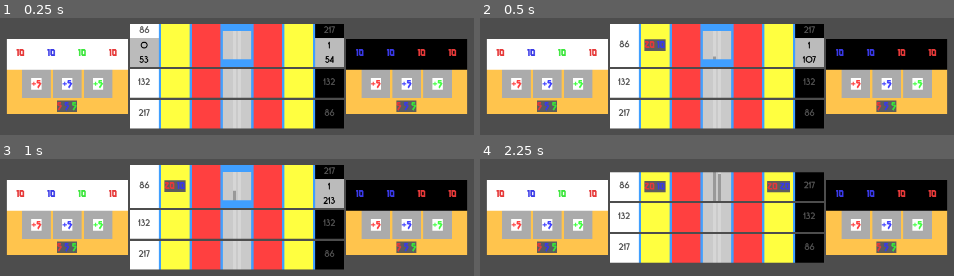
Above: before the commit, frames 1-4 (two rows, left to right).
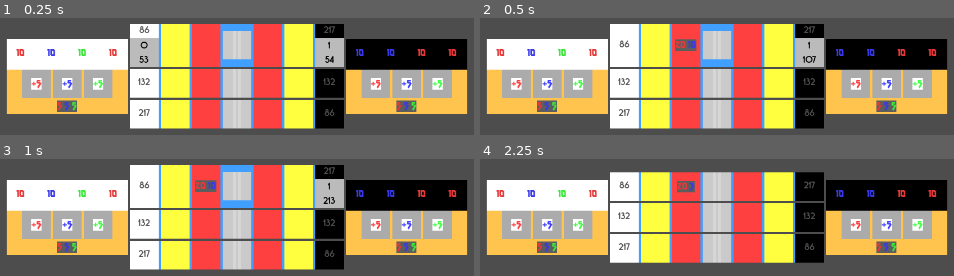
Above: after the commit, the same moments.

Repository: Pe3Hu/kura
Game: Godot game, scene res://scene/0/game.tscn
Two runs of this game, one before a commit and one after it. Both use one fixed random seed, a clock stepped at 60 frames per second and the inputs below.
Inputs:
- Up to frame 1 (0.25 s): no input
- Up to frame 2 (0.5 s): no input
- Up to frame 3 (1 s): tap Enter at 0.5 s; tap Space at 0.77 s
- Up to frame 4 (2.25 s): tap Space at 1.52, 2 s

Frame 1 is identical in both runs. In frame 2, 1.0% of the frame differs, in the area x 34-50%, y 17-36%; in frame 3, 1.0%; in frame 4, 1.7%, in the area x 34-66%, y 11-36%.

Commit message:
update version 0.0032
1. Scramble, Graveyard scenes added
2. Scramble press func added

Diff:
--- a/scene/2/altar.gd
+++ b/scene/2/altar.gd
@@ -17,7 +17,7 @@
 func create_servant() -> void:
 	var servant = forge.prototype.get_copy()
 	servant.altar = self
-	servant.purpose = "obedience"
+	servant.purpose = "dominance"#"obedience"
 	servant.index = Global.num.index.servant
 	Global.num.index.servant += 1
 	var traveler = Global.scene.traveler.instantiate()
--- a/scene/2/arena.gd
+++ b/scene/2/arena.gd
@@ -124,4 +124,5 @@
 
 
 func promote_dominance() -> void:
-	pass
+	for pillar in pillars.get_children():
+		pillar.scramble.start()
--- /dev/null
+++ b/scene/2/graveyard.gd
@@ -0,0 +1,9 @@
+extends MarginContainer
+
+
+@onready var servants = $Servants
+
+
+func add_servant(servant_: MarginContainer) -> void:
+	servant_.get_parent().remove_child(servant_)
+	servants.add_child(servant_)
--- /dev/null
+++ b/scene/2/graveyard.tscn
@@ -0,0 +1,25 @@
+[gd_scene load_steps=2 format=3 uid="uid://chr4k8flbswx0"]
+
+[ext_resource type="Script" path="res://scene/2/graveyard.gd" id="1_w3lpf"]
+
+[node name="Graveyard" type="MarginContainer"]
+visible = false
+custom_minimum_size = Vector2(50, 50)
+anchors_preset = 8
+anchor_left = 0.5
+anchor_top = 0.5
+anchor_right = 0.5
+anchor_bottom = 0.5
+offset_left = -25.0
+offset_top = -25.0
+offset_right = 25.0
+offset_bottom = 25.0
+grow_horizontal = 2
+grow_vertical = 2
+script = ExtResource("1_w3lpf")
+
+[node name="BG" type="ColorRect" parent="."]
+layout_mode = 2
+
+[node name="Servants" type="HBoxContainer" parent="."]
+layout_mode = 2
--- a/scene/2/pillar.gd
+++ b/scene/2/pillar.gd
@@ -1,8 +1,10 @@
 extends MarginContainer
 
 
+@onready var bg = $BG
+@onready var scramble = $Scramble
+@onready var graveyard = $Graveyard
 @onready var vbox = $HBox
-@onready var bg = $BG
 @onready var squads = $HBox/Squads
 
 var paths = {}
@@ -53,6 +55,10 @@
 	traveler_.servant.squad = get_squad_for_servant(traveler_.servant)
 	traveler_.servant.squad.servants.add_child(traveler_.servant)
 	traveler_.servant.aspects.get_node("velocity").visible = false
+
+	for aspect in traveler_.servant.aspects.get_children():
+		aspect.value = int(aspect.label.text)
+
 	traveler_.get_parent().remove_child(self)
 	traveler_.queue_free()
 
--- a/scene/2/pillar.tscn
+++ b/scene/2/pillar.tscn
@@ -1,6 +1,8 @@
-[gd_scene load_steps=2 format=3 uid="uid://h7c832ujr3mk"]
+[gd_scene load_steps=4 format=3 uid="uid://h7c832ujr3mk"]
 
 [ext_resource type="Script" path="res://scene/2/pillar.gd" id="1_n6tbp"]
+[ext_resource type="PackedScene" uid="uid://cp1tw45cjlkt4" path="res://scene/2/scramble.tscn" id="2_8ohp7"]
+[ext_resource type="PackedScene" uid="uid://chr4k8flbswx0" path="res://scene/2/graveyard.tscn" id="3_i8wrn"]
 
 [node name="Pillar" type="MarginContainer"]
 custom_minimum_size = Vector2(50, 50)
@@ -16,6 +18,12 @@
 [node name="BG" type="ColorRect" parent="."]
 layout_mode = 2
 
+[node name="Scramble" parent="." instance=ExtResource("2_8ohp7")]
+layout_mode = 2
+
+[node name="Graveyard" parent="." instance=ExtResource("3_i8wrn")]
+layout_mode = 2
+
 [node name="HBox" type="HBoxContainer" parent="."]
 layout_mode = 2
 alignment = 1
--- /dev/null
+++ b/scene/2/scramble.gd
@@ -0,0 +1,101 @@
+extends MarginContainer
+
+
+var queue = []
+var end = null
+
+
+func start() -> void:
+	end = false
+	set_servant_queue()
+	queue_up()
+
+
+func set_servant_queue() -> void:
+	var datas = {}
+	var keys = ["dominances"]
+
+	if get_parent().rope == null:
+		keys.append("obediences")
+
+	for key in keys:
+		for altar in get_parent().get(key):
+			var squad = get_parent().get(key)[altar]
+
+			for servant in squad.servants.get_children():
+				var velocity = servant.get_aspect_value("velocity")
+
+				if !datas.has(velocity):
+					datas[velocity] = []
+
+				var data = {}
+				data.index = servant.index
+				data.servant = servant
+				datas[velocity].append(data)
+
+	for velocity in datas:
+		datas[velocity].sort_custom(func(a, b): return a.index < b.index)
+
+		for data in datas[velocity]:
+			queue.append(data.servant)
+
+
+func queue_up() -> void:
+	for _i in range(queue.size()-1, -1, -1):
+		if !end:
+			var servant = queue[_i]
+			activate(servant)
+		else:
+			return
+
+
+func activate(servant_: MarginContainer) -> void:
+	if check_foe(servant_.altar):
+		var foe = get_foe(servant_)
+		press(servant_, foe)
+	else:
+		end = true
+
+
+func check_foe(altar_: MarginContainer) -> bool:
+	for servant in queue:
+		if servant.altar != altar_:
+			return true
+
+	return false
+
+
+func get_foe(servant_: MarginContainer) -> MarginContainer:
+	var index = queue.find(servant_)
+	var datas = []
+
+	for servant in queue:
+		if servant.altar != servant_.altar:
+			var data = {}
+			data.servant = servant
+			data.index = queue.find(servant)
+			data.proximity = abs(data.index - index)
+			datas.append(data)
+
+	datas.sort_custom(func(a, b): return a.proximity < b.proximity)
+	return datas.front().servant
+
+
+func press(servant_: MarginContainer, foe_: MarginContainer) -> void:
+	var max = {}
+	max.servant = servant_.get_aspect_value("power")
+	Global.rng.randomize()
+	var attack = Global.rng.randi_range(0, max.servant)
+	max.foe = foe_.get_aspect_value("autonomy")
+	Global.rng.randomize()
+	var defense = Global.rng.randi_range(0, max.foe)
+
+	print([attack, defense, max])
+
+	if attack > defense:
+		var aspect = foe_.aspects.get_node("autonomy")
+		var damage = defense - attack
+		aspect.add_value(damage)
+
+		if foe_.dead:
+			queue.erase(foe_)
--- /dev/null
+++ b/scene/2/scramble.tscn
@@ -0,0 +1,22 @@
+[gd_scene load_steps=2 format=3 uid="uid://cp1tw45cjlkt4"]
+
+[ext_resource type="Script" path="res://scene/2/scramble.gd" id="1_jia6v"]
+
+[node name="Scramble" type="MarginContainer"]
+visible = false
+custom_minimum_size = Vector2(50, 50)
+anchors_preset = 8
+anchor_left = 0.5
+anchor_top = 0.5
+anchor_right = 0.5
+anchor_bottom = 0.5
+offset_left = -25.0
+offset_top = -25.0
+offset_right = 25.0
+offset_bottom = 25.0
+grow_horizontal = 2
+grow_vertical = 2
+script = ExtResource("1_jia6v")
+
+[node name="BG" type="ColorRect" parent="."]
+layout_mode = 2
--- a/scene/3/servant.gd
+++ b/scene/3/servant.gd
@@ -7,6 +7,11 @@
 var altar = null
 var purpose = null
 var squad = null
+var dead = false
+
+
+func _ready() -> void:
+	aspects.servant = self
 
 
 func reset() -> void:
@@ -29,7 +34,6 @@
 
 func get_aspect_value(aspect_: String) -> Variant:
 	var aspect = aspects.get_node(aspect_)
-	#print([aspect.value, aspect.label.text])
 	return int(aspect.label.text)
 
 
@@ -38,3 +42,9 @@
 	Global.rng.randomize()
 	var value = Global.rng.randi_range(0, max)
 	squad.pillar.rope.add_influence(altar, value)
+
+
+
+func die() -> void:
+	dead = true
+	squad.pillar.graveyard.add_servant(self)
--- a/scene/4/aspect.gd
+++ b/scene/4/aspect.gd
@@ -4,6 +4,7 @@
 @onready var label = $Label
 
 var card = null
+var value = null
 
 
 func update_label_color() -> void:
@@ -25,19 +26,20 @@
 
 
 func add_value(value_: int) -> void:
-	var value = int(label.text) + value_
-	label.text = ""
+#	if value < 0:
+#		label.text = "-"
+	#print([int(label.text), value_, int(label.text) + value_])
+	#var temp = int(label.text) + value_
+	label.text = str(int(label.text) + value_)
 
-	if value < 0:
-		label.text = "-"
-
-	label.text += str(value)
-
-	if value != 0:
+	if int(label.text) != 0:
 		visible = true
 	else:
 		visible = false
 
+	if int(label.text) < 0:
+		get_parent().servant.die()
+
 
 func reset() -> void:
 	label.text = "0"
--- a/scene/4/aspects.gd
+++ b/scene/4/aspects.gd
@@ -1,4 +1,7 @@
 extends HBoxContainer
+
+
+var servant = null
 
 
 func _ready() -> void:
